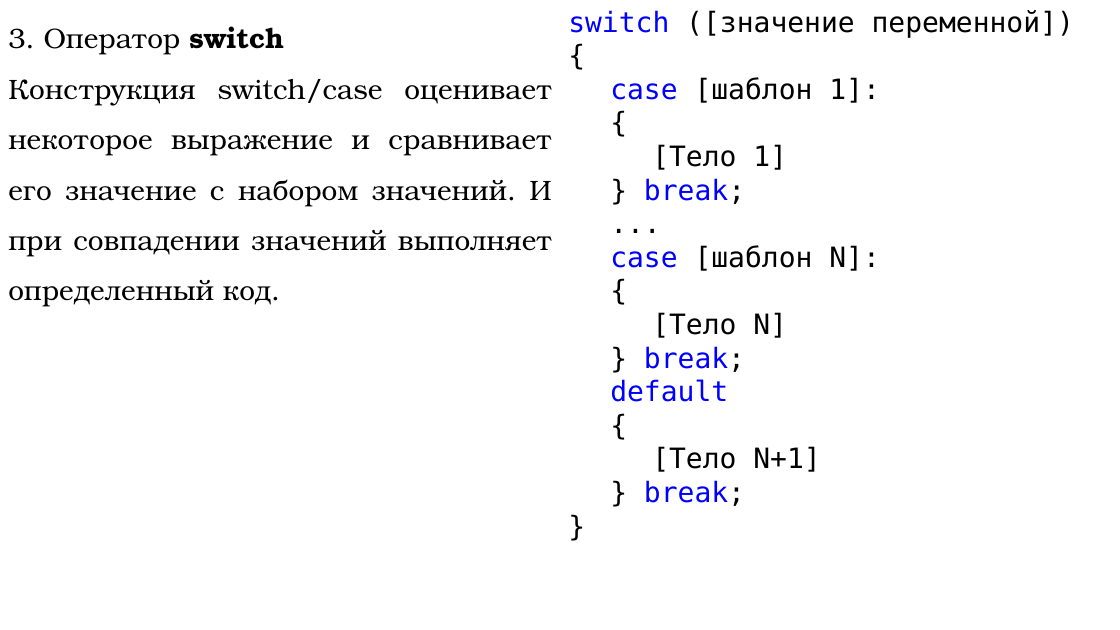
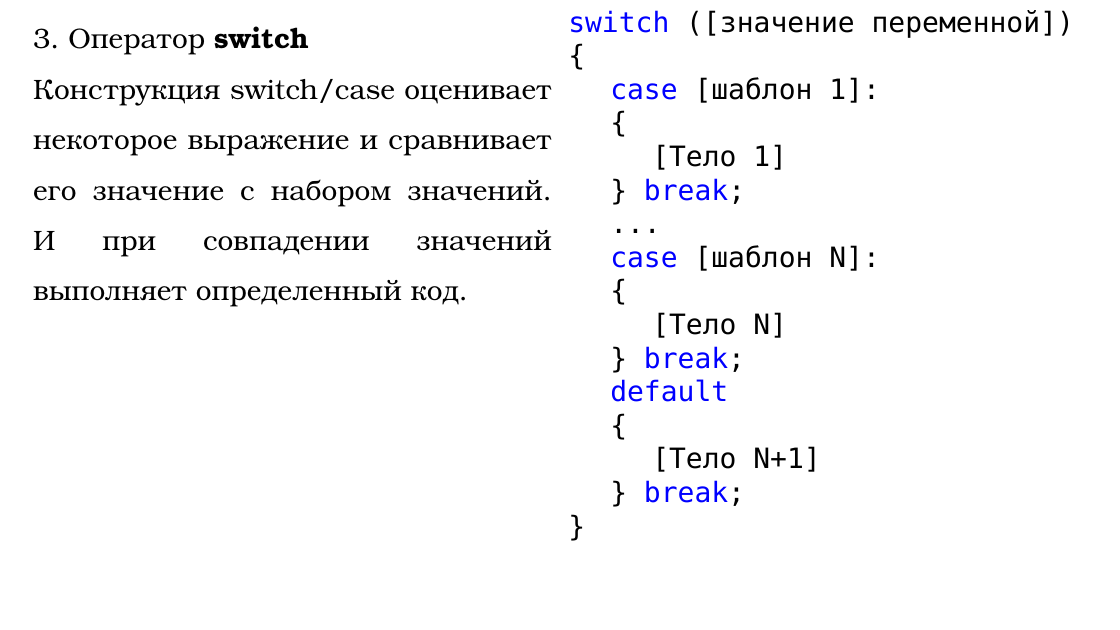
Before and after one commit to DaniilKlyukin/ITiP-1, a slide deck: slide 13 of Лекции/ИТиП лек 2 (лр 2, практическая 1).pptx. Drawn at 1120x630 pixels with LibreOffice and Linux fonts; fonts in the diff are those of the drawing. Boxes give left, top, right and bottom in pixels: in the first picture for what was removed or moved away, otherwise in the second. Text is boxed around its words. In the diff, an @@ line names an element or a change of style, - is before the commit and + after.

```diff
--- a/Лекции/ИТиП лек 2 (лр 2, практическая 1).pptx
+++ b/Лекции/ИТиП лек 2 (лр 2, практическая 1).pptx
@@ text "3. Оператор switch" rewrapped from (8, 26, 552, 307) to (33, 26, 551, 307) @@
```
Also in this commit, not shown: 13 other slides changed, 1 other file.
